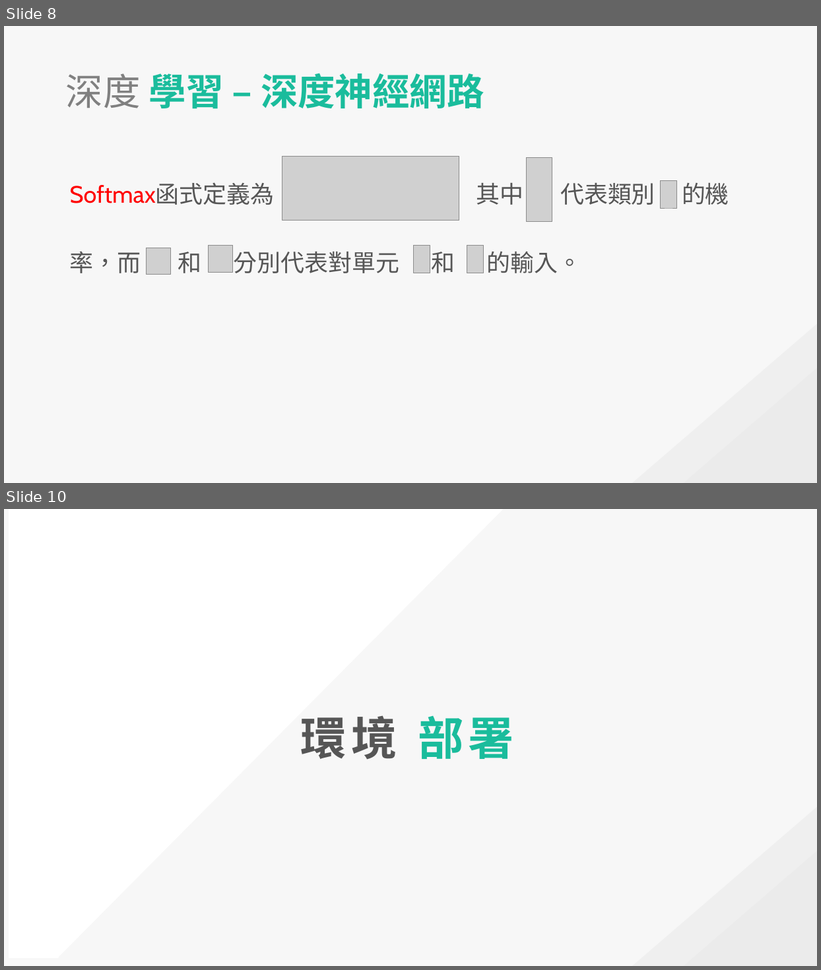
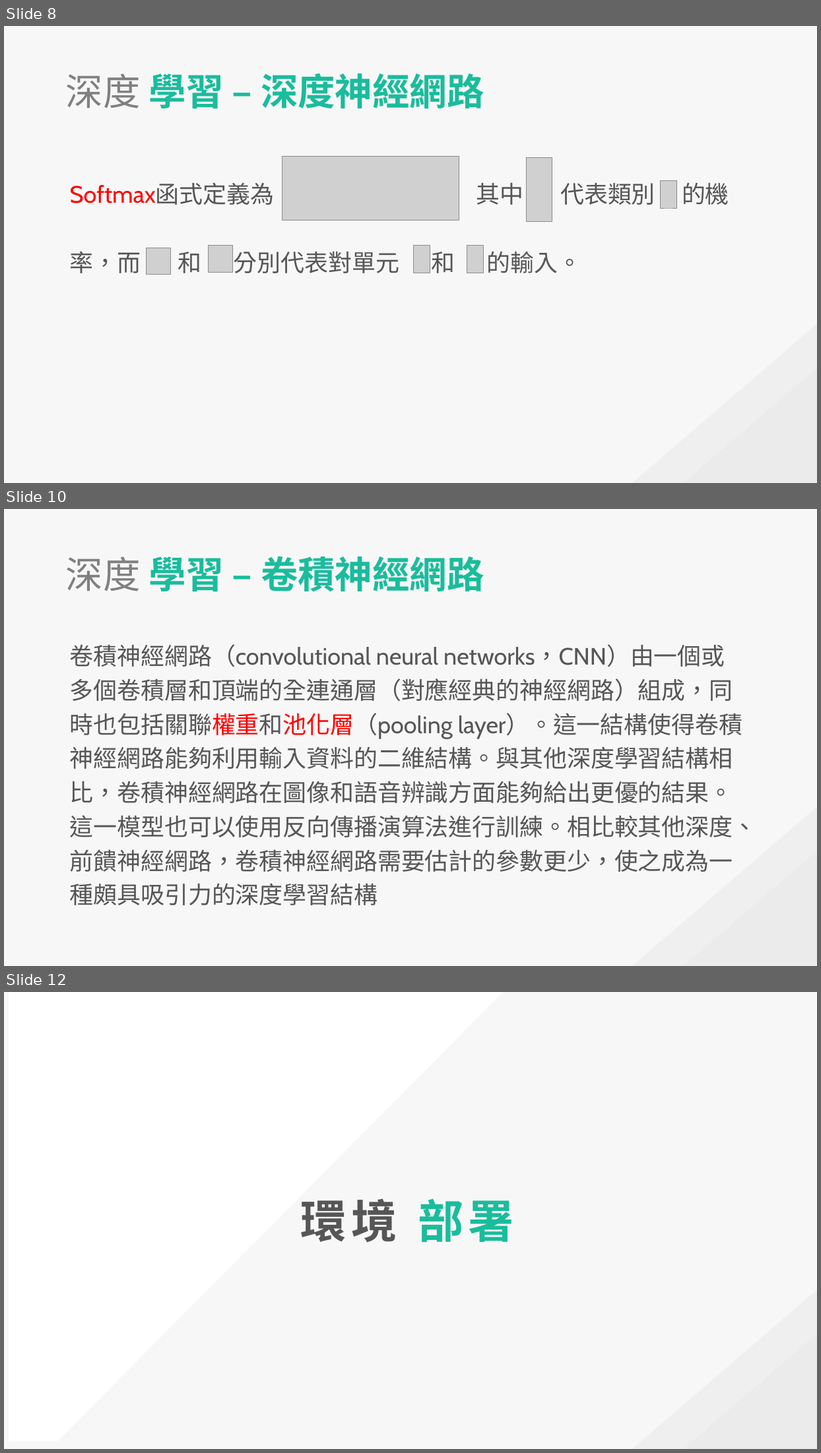
Before and after one commit to explooosion/deep-learn-example, a slide deck: DeepLearn_20181023.pptx. Shown one above the other, each under a label of ours: slides 8 and 10 before the commit, slides 8, 10 and 12 after it; the slides between them are not shown. The pictures are 821x970 and 821x1453 pixels, drawn with LibreOffice and Linux fonts; fonts in the diff are those of the drawing; grey boxes stand for pictures. Boxes give left, top, right and bottom in pixels: in the first picture for what was removed or moved away, otherwise in the second. Text is boxed around its words. In the diff, an @@ line names an element or a change of style, - is before the commit and + after.

```diff
--- a/DeepLearn_20181023.pptx
+++ b/DeepLearn_20181023.pptx
@@ slide 10 added at <box>4,509,817,966</box>, background #F7F7F7; not listed: 2 template elements that a slide beside it also shows @@
@@ text added at <box>66,556,484,592</box>, 44 pt, text #1ABC9C, bold @@
+深度 學習 – 卷積神經網路
@@ text added at <box>70,644,757,906</box>, 28 pt, text #565656 @@
+卷積神經網路（convolutional neural networks，CNN）由一個或多個卷積層和頂端的全連通層（對應經典的神經網路）組成，同時也包括關聯權重和池化層（pooling layer）。這一結構使得卷積神經網路能夠利用輸入資料的二維結構。與其他深度學習結構相比，卷積神經網路在圖像和語音辨識方面能夠給出更優的結果。這一模型也可以使用反向傳播演算法進行訓練。相比較其他深度、前饋神經網路，卷積神經網路需要估計的參數更少，使之成為一種頗具吸引力的深度學習結構
@@ what was slide 10 is now slide 12 @@
```
Also in this commit, not shown: 1 slide changed, 2 other slides added, 1 slide removed, 5 other files.
